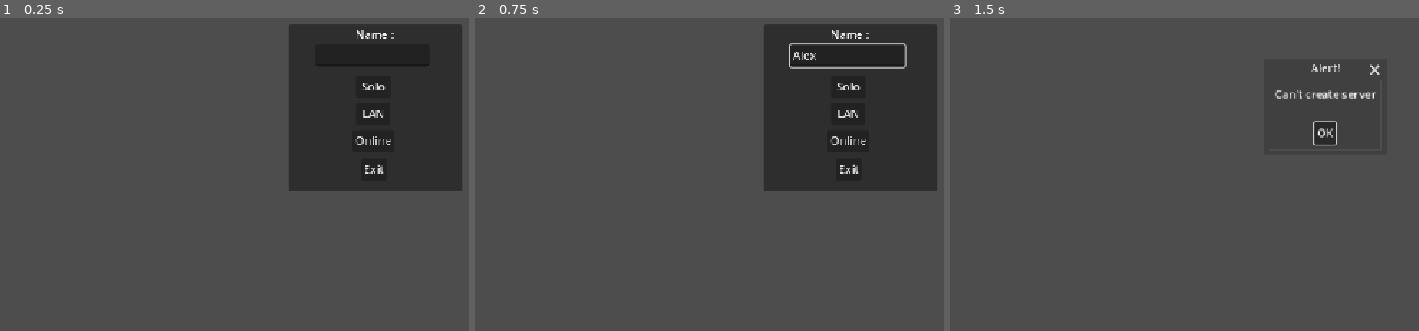
Above: before the commit, frames 1-3 (left to right).
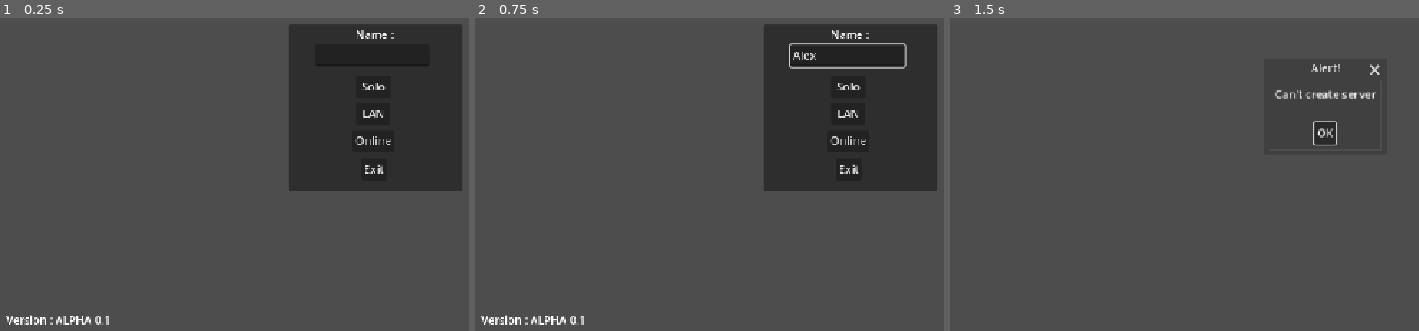
Above: after the commit, the same moments.

Repository: AdrienPiechocki/Magus-Opus
Game: Godot game, scene res://Scenes/Lobby.tscn
Same seed, same stepped clock (60 frames per second), same inputs: the game is played once before the commit and once after it.
Inputs (mouse positions are in pixels of both pictures, inside the frame that each line leads up to):
- Up to frame 1 (0.25 s): no input
- Up to frame 2 (0.75 s): click (845, 55) at 0.52 s; type "Alex" at 0.6 s
- Up to frame 3 (1.5 s): click "Solo" at 1.25 s

The runs differ from the first frame. In frame 1, 0.4% of the frame differs, in the area x 1-24%, y 94-99%; in frame 2, 0.4%; in frame 3, nothing differs.

Commit message:
trying network improvements

Diff:
--- a/Prefabs/Players/player.tscn
+++ b/Prefabs/Players/player.tscn
@@ -28,10 +28,10 @@
 properties/1/path = NodePath("Sprite:mat")
 properties/1/spawn = true
 properties/1/replication_mode = 1
-properties/2/path = NodePath("Head:rotation")
+properties/2/path = NodePath("Head/Lantern:light_energy")
 properties/2/spawn = true
 properties/2/replication_mode = 1
-properties/3/path = NodePath("Head/Lantern:light_energy")
+properties/3/path = NodePath("Head:rotation")
 properties/3/spawn = true
 properties/3/replication_mode = 1
 
@@ -64,13 +64,14 @@
 West = ExtResource("10_14hcy")
 NorthWest = ExtResource("11_tbr1p")
 
+[node name="Camera3D" type="Camera3D" parent="."]
+transform = Transform3D(1, 0, 0, 0, 1, 0, 0, 0, 1, 0, 0.66, 0)
+
 [node name="Head" type="Node3D" parent="."]
 transform = Transform3D(1, 0, 0, 0, 1, 0, 0, 0, 1, 0, 0.66, 0)
 
-[node name="Camera3D" type="Camera3D" parent="Head"]
-
 [node name="Lantern" type="OmniLight3D" parent="Head"]
-transform = Transform3D(1, 0, 0, 0, 1, 0, 0, 0, 1, 0, -0.51, -0.1)
+transform = Transform3D(1, 0, 0, 0, 1, 0, 0, 0, 1, 0, -0.5, -0.1)
 light_color = Color(1, 0.906667, 0.6, 1)
 light_energy = 0.0
 omni_range = 3.0
--- a/Scenes/Lobby.tscn
+++ b/Scenes/Lobby.tscn
@@ -210,6 +210,17 @@
 text = " Back "
 
 [node name="ErrorDialog" type="AcceptDialog" parent="."]
+
+[node name="GameVersion" type="Label" parent="."]
+layout_mode = 1
+anchors_preset = 2
+anchor_top = 1.0
+anchor_bottom = 1.0
+offset_top = -41.0
+offset_right = 238.0
+grow_vertical = 0
+text = "Version : ALPHA 0.1"
+horizontal_alignment = 1
 
 [connection signal="pressed" from="Choice/Solo" to="." method="_on_solo_pressed"]
 [connection signal="pressed" from="Choice/LAN" to="." method="_on_lan_pressed"]
--- a/Scripts/Characters/Player/Player.gd
+++ b/Scripts/Characters/Player/Player.gd
@@ -6,7 +6,7 @@
 
 @onready var label = $NameTag
 @onready var inputs = $Inputs
-@onready var camera = $Head/Camera3D
+@onready var camera = $Camera3D
 @onready var head = $Head
 @onready var lantern = $Head/Lantern
 @onready var sprite = $Sprite
@@ -24,6 +24,8 @@
 var idle_bob_amount:float = 0.02
 var flicker_amount:float = 0.2
 
+var last_known_pos:Array = []
+
 func _ready() -> void:
 	position = synced_position
 	if str(name).is_valid_int():
@@ -32,6 +34,7 @@
 	sprite.hide()
 	hands.show()
 	Input.mouse_mode = Input.MOUSE_MODE_CAPTURED
+	last_known_pos.append(position)
 
 func _process(_delta: float) -> void:
 	#Set player nametag:
@@ -67,7 +70,7 @@
 	hands.hide()
 
 func _physics_process(delta: float) -> void:
-	if everyone_in_game():
+	if everyone_in_game() and multiplayer.multiplayer_peer.get_connection_status() == MultiplayerPeer.CONNECTION_CONNECTED:
 		if multiplayer.multiplayer_peer == null or str(multiplayer.get_unique_id()) == str(name):
 			# The client which this player represent will update the controls state, and notify it to everyone.
 			inputs.update(delta)
@@ -86,8 +89,11 @@
 		if multiplayer.multiplayer_peer == null or is_multiplayer_authority():
 			# The server updates the position that will be notified to the clients.
 			synced_position = position
-		else:
-			# The client simply updates the position to the last known one.
+			if last_known_pos[last_known_pos.size()-1] != position:
+				last_known_pos.append(position)
+				if last_known_pos.size() > 10:
+					last_known_pos.remove_at(0)
+		elif should_sync():
 			position = synced_position
 
 		if can_move:
@@ -99,6 +105,12 @@
 
 			move_and_slide()
 
+func should_sync() -> bool:
+	for pos in last_known_pos:
+		if pos != position and synced_position != position:
+			return true
+	return false
+
 func toggle_mouse():
 	if Input.mouse_mode == Input.MOUSE_MODE_CAPTURED:
 		Input.mouse_mode = Input.MOUSE_MODE_VISIBLE
@@ -108,11 +120,11 @@
 func camera_bob(delta:float):
 	if can_move and velocity.length() > 0 and is_on_floor():
 		bob_time += delta * (22 if Input.is_action_pressed("sprint") else 12)
-		camera.position.y = sin(bob_time) * (0.08 if Input.is_action_pressed("sprint") else 0.06)
+		camera.position.y = 0.66 + sin(bob_time) * (0.08 if Input.is_action_pressed("sprint") else 0.06)
 		hands.offset.y = -sin(bob_time) * (8 if Input.is_action_pressed("sprint") else 6)
 	else:
 		bob_time += delta * idle_bob_speed
-		camera.position.y = sin(bob_time) * idle_bob_amount
+		camera.position.y = 0.66 + sin(bob_time) * idle_bob_amount
 		hands.offset.y = -sin(bob_time) * idle_bob_amount * 100
 
 func everyone_in_game() -> bool:
--- a/Scripts/Characters/Player/PlayerInputs.gd
+++ b/Scripts/Characters/Player/PlayerInputs.gd
@@ -1,14 +1,12 @@
 extends Node
 
 @export var motion:Vector3 = Vector3.ZERO
-var cooldown:float = 0.5
 
-@onready var camera = $"../Head/Camera3D"
+@onready var camera = $"../Camera3D"
 @onready var head = $"../Head"
 
 var mouse_sensivity:float = 0.02
 var movement_dir:Vector3
-
 var rotating_head:bool = false
 
 func update(delta: float):
@@ -21,31 +19,21 @@
 	#handle gravity
 	if not get_parent().is_on_floor():
 		movement_dir.y -= 10 * delta
-
 	#handle jump
-	elif Input.is_action_pressed("jump") and cooldown <= 0:
-		cooldown = 0.5
+	elif Input.is_action_pressed("jump"):
 		movement_dir.y = 2
 
-
-	#jump cooldown
-	if cooldown > 0:
-		cooldown -= delta
-
-	#movment based on camera orientation
-	movement_dir = head.basis * movement_dir
+	#movment based on player orientation
+	movement_dir = get_parent().basis * movement_dir
 
 	motion = movement_dir
 
 func _unhandled_input(event: InputEvent) -> void:
 	if event is InputEventMouseMotion and camera.current and Input.mouse_mode == Input.MOUSE_MODE_CAPTURED:
 		rotating_head = true
-		rotate_head.rpc(event)
+		get_parent().rotate_y(-event.relative.x * mouse_sensivity)
+		head.rotate_y(-event.relative.x * mouse_sensivity)
 		camera.rotate_x(-event.relative.y * mouse_sensivity)
 		camera.rotation.x = clamp(camera.rotation.x, deg_to_rad(-80), deg_to_rad(80))
 	else:
 		rotating_head = false
-
-@rpc("any_peer", "call_local")
-func rotate_head(event:InputEvent):
-	head.rotate_y(-event.relative.x * mouse_sensivity)
--- a/Scripts/Characters/SpriteManager.gd
+++ b/Scripts/Characters/SpriteManager.gd
@@ -32,8 +32,8 @@
 	multiplayer.allow_object_decoding = true
 	mat = mesh.surface_get_material(0).duplicate()
 
-func _process(_delta: float) -> void:
-	if everyone_in_game():
+func _physics_process(_delta: float) -> void:
+	if everyone_in_game() and multiplayer.multiplayer_peer.get_connection_status() == MultiplayerPeer.CONNECTION_CONNECTED:
 		update.rpc_id(int(get_parent().name))
 		for player in get_tree().get_nodes_in_group("Player"):
 			if player.name != get_parent().name:
@@ -84,7 +84,7 @@
 
 @rpc("any_peer", "call_local")
 func update():
-	angle = round_to_dec(head.rotation_degrees.y, 1)
+	angle = round_to_dec(get_parent().rotation_degrees.y, 1)
 	set_orientation.rpc(angle)
 
 func round_to_dec(num, digit):
--- a/Scripts/System/GameManager.gd
+++ b/Scripts/System/GameManager.gd
@@ -21,6 +21,9 @@
 @export var players:Dictionary = {}
 
 var graphics_settings:Dictionary = {}
+
+var world:PackedScene = preload("res://Scenes/World.tscn")
+var player_scene:PackedScene = preload("res://Prefabs/Players/player.tscn")
 
 # Signals to let lobby GUI know what's going on.
 signal connection_failed()
@@ -55,15 +58,8 @@
 @rpc("any_peer")
 func _player_connected(_id):
 	register_player.rpc(player_name)
-	set_can_connect.rpc_id(1)
-	if !can_connect:
-		unregister_player.rpc(multiplayer.get_remote_sender_id())
 
 func _player_disconnected(id):
-	if id == 0:
-		game_error.emit("Game already in progress")
-		end_game()
-		return
 	if was_in_game:
 		game_error.emit("Player " + players[id]["name"] + " disconnected")
 	remove_player(id)
@@ -99,6 +95,7 @@
 	var id = (1 if multiplayer.get_remote_sender_id() == 0 else multiplayer.get_remote_sender_id())
 	players[id] = {"name": new_player_name, "ready": false, "in_game": false}
 	print("Player ", new_player_name, " connected with ID ", id)
+
 
 @rpc("any_peer")
 func unregister_player(id):
@@ -139,11 +136,6 @@
 	Noray.connect_nat(oid)
 	external_oid = oid
 
-@rpc("any_peer", "call_local")
-func set_can_connect():
-	can_connect = !players[multiplayer.get_remote_sender_id()]["in_game"]
-
-
 func get_player_list():
 	var names := []
 	for id in players.keys():
@@ -157,8 +149,7 @@
 @rpc("call_local")
 func load_world():
 	# Change scene.
-	var world = load("res://Scenes/World.tscn").instantiate()
-	get_tree().get_root().add_child(world)
+	get_tree().get_root().add_child(world.instantiate())
 	get_tree().get_root().get_node("Lobby").hide()
 
 func begin_game():
@@ -167,21 +158,31 @@
 		players[player]["in_game"] = true
 	load_world.rpc()
 
-	var world = get_tree().get_root().get_node("World")
-	var player_scene = load("res://Prefabs/Players/player.tscn")
+	var _world = get_tree().get_root().get_node("World")
 
 	var spawns:Array = []
 	for p: int in players.keys():
 		spawns.append(p)
 
 	for p_id: int in spawns:
-		var spawn_pos: Vector3 = world.get_node("Spawn").position
+		var spawn_pos: Vector3 = _world.get_node("Spawn").position
 		var player = player_scene.instantiate()
 		player.synced_position = spawn_pos
 		player.name = str(p_id)
-		world.get_node("Players").add_child(player, true)
+		_world.get_node("Players").add_child(player, true)
 		print("spawned player with id: ", player.name)
 
+@rpc("any_peer", "call_local")
+func join_game():
+	players[multiplayer.get_remote_sender_id()]["in_game"] = true
+	load_world.rpc()
+	var _world = get_tree().get_root().get_node("World")
+	var spawn_pos: Vector3 = _world.get_node("Spawn").position
+	var player = player_scene.instantiate()
+	player.synced_position = spawn_pos
+	player.name = str(multiplayer.get_remote_sender_id())
+	_world.get_node("Players").add_child(player)
+	print("spawned player with id: ", player.name)
 
 @rpc("any_peer")
 func end_game():
--- a/Scripts/System/LobbyManager.gd
+++ b/Scripts/System/LobbyManager.gd
@@ -141,9 +141,15 @@
 	get_tree().quit()
 
 func _on_ready_toggled(toggled_on: bool) -> void:
-	toggle_ready.rpc(toggled_on)
+	if multiplayer.multiplayer_peer.get_connection_status() == MultiplayerPeer.CONNECTION_CONNECTED:
+		toggle_ready.rpc(toggled_on)
 	ready_style.bg_color = (Color.LIME_GREEN if toggled_on else default_color)
 	$Players/Ready.add_theme_stylebox_override("pressed", ready_style)
+
+	for player in GameManager.players.keys():
+		if GameManager.players[player]["in_game"]:
+			GameManager.join_game.rpc_id(1)
+			return
 
 @rpc("any_peer", "call_local")
 func toggle_ready(toggle:bool):
--- a/project.godot
+++ b/project.godot
@@ -13,6 +13,7 @@
 config/name="Magus Opus"
 run/main_scene="uid://crsckic2hwo3n"
 config/features=PackedStringArray("4.4", "Forward Plus")
+run/max_fps=60
 config/icon="res://Graphics/icon.svg"
 
 [autoload]
@@ -24,6 +25,7 @@
 [display]
 
 window/stretch/mode="canvas_items"
+window/vsync/vsync_mode=0
 
 [editor_plugins]
 
@@ -81,6 +83,17 @@
 3d_physics/layer_1="Players"
 3d_physics/layer_2="NPCs"
 
+[network]
+
+limits/tcp/connect_timeout_seconds=5
+
+[physics]
+
+common/physics_ticks_per_second=30
+common/physics_jitter_fix=0.0
+3d/physics_engine="Jolt Physics"
+common/physics_interpolation=true
+
 [rendering]
 
 textures/canvas_textures/default_texture_filter=0
